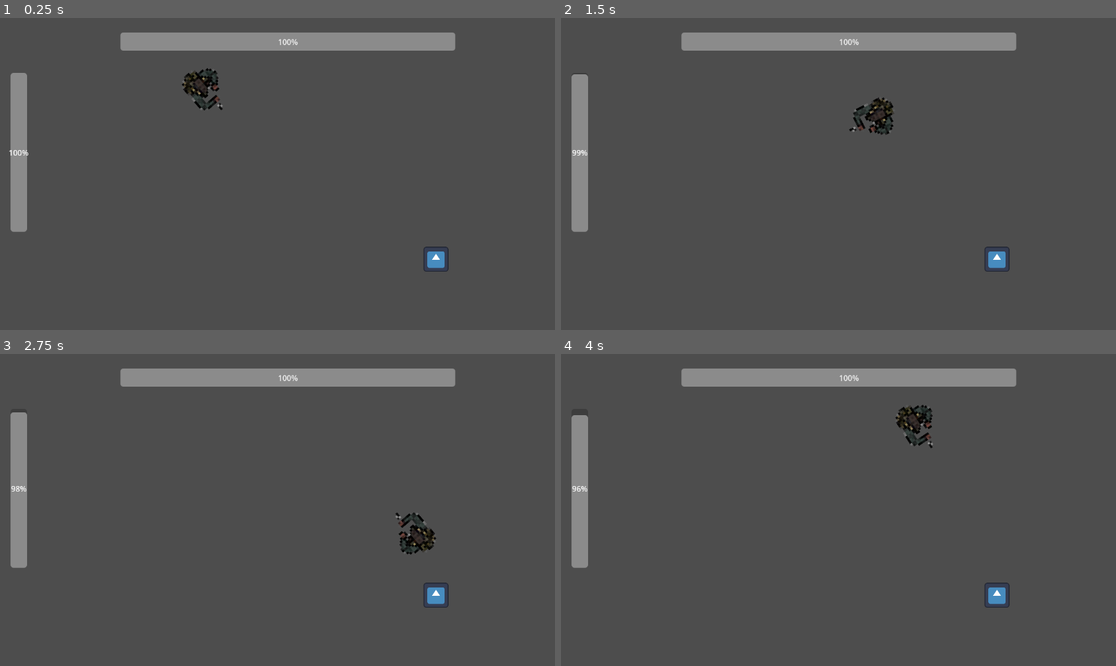
Above: before the commit, frames 1-4 (two rows, left to right).
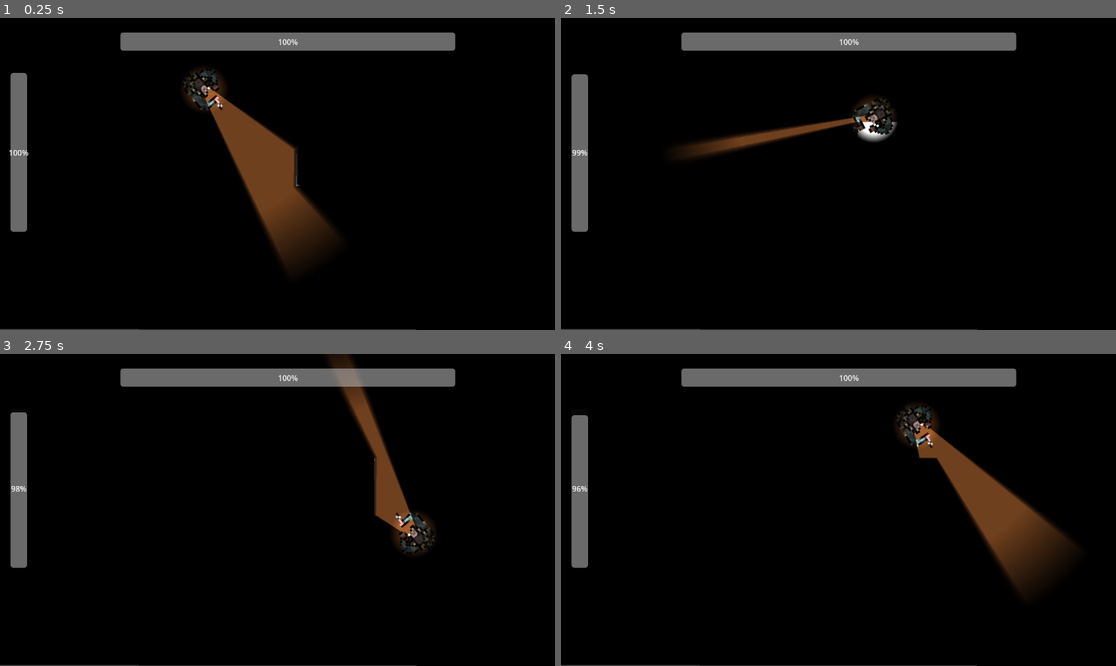
Above: after the commit, the same moments.

Repository: Sunerloger/mask-of-madness
Game: Godot game, scene res://scenes/main.tscn
The game is run twice, just before and just after one commit, with the same random seed, the same clock (stepped at 60 frames per second) and the same inputs. The engine's default icon, where the game draws it, is replaced by a stand-in: a white triangle on a blue panel in a dark square.
Inputs (mouse positions are in pixels of both pictures, inside the frame that each line leads up to):
- Up to frame 1 (0.25 s): no input
- Up to frame 2 (1.5 s): tap Enter at 0.5 s; move the mouse to (960, 158) at 0.52 s; hold D (Right) 0.53-1.28 s; move the mouse to (727, 189) at 1.27 s; hold S (Down) from 1.28 s (still down)
- Up to frame 3 (2.75 s): move the mouse to (333, 441) at 2.02 s; release S (Down) at 2.03 s; hold D (Right) from 2.03 s (still down)
- Up to frame 4 (4 s): move the mouse to (810, 572) at 2.77 s; release D (Right) at 2.78 s; hold W (Up) 2.78-3.53 s; move the mouse to (1005, 556) at 3.52 s; hold A (Left) from 3.53 s (still down)

The runs differ from the first frame. In frame 1, 99% of the frame differs, in the area x 0-100%, y 0-100%; in frame 2, 99%; in frame 3, 99%; in frame 4, 99%.

Commit message:
fix: ui visibility

Diff:
--- a/scenes/main.tscn
+++ b/scenes/main.tscn
@@ -1,17 +1,40 @@
 [gd_scene format=3 uid="uid://d4jfoobk8yv34"]
 
 [ext_resource type="PackedScene" uid="uid://ckoglvcvqgaqs" path="res://scenes/player.tscn" id="1_o5qli"]
-[ext_resource type="Script" uid="uid://bugaq53ph4wh0" path="res://assets/main.gd" id="1_sugp2"]
-[ext_resource type="PackedScene" uid="uid://bhjnjkxtqu12" path="res://scenes/ui.tscn" id="2_0wfyh"]
-[ext_resource type="PackedScene" uid="uid://ctlqi8og8j2ev" path="res://scenes/pickup.tscn" id="4_jyhfs"]
+[ext_resource type="Script" path="res://assets/main.gd" id="1_sugp2"]
+[ext_resource type="PackedScene" uid="uid://ybkoebm17cc5" path="res://scenes/ui.tscn" id="2_0wfyh"]
+[ext_resource type="PackedScene" uid="uid://0wsly6guv5jr" path="res://scenes/pickup.tscn" id="4_jyhfs"]
+
+[sub_resource type="OccluderPolygon2D" id="OccluderPolygon2D_jyhfs"]
+polygon = PackedVector2Array(614, 216, 779, 216, 779, 349, 614, 349)
 
 [node name="Main" type="Node2D" unique_id=1351415594]
 script = ExtResource("1_sugp2")
 
-[node name="Player" parent="." unique_id=59921298 instance=ExtResource("1_o5qli")]
+[node name="World" type="Node2D" parent="." unique_id=342766839]
+
+[node name="CanvasModulate" type="CanvasModulate" parent="World" unique_id=2055848493]
+color = Color(0, 0, 0, 1)
+
+[node name="Box" type="Polygon2D" parent="World" unique_id=172241963]
+polygon = PackedVector2Array(617, 216, 779, 216, 779, 349, 614, 349)
+
+[node name="LightOccluder2D" type="LightOccluder2D" parent="World/Box" unique_id=1018881015]
+z_index = -2
+occluder = SubResource("OccluderPolygon2D_jyhfs")
+
+[node name="Polygon2D" type="Polygon2D" parent="World" unique_id=563746517]
+z_index = -1
+position = Vector2(204, 207)
+color = Color(0.21229082, 0.124217756, 0.058720484, 1)
+polygon = PackedVector2Array(-204, -207, -204, 439, 948, 441, 950, -207)
+
+[node name="Pickup" parent="World" unique_id=707575940 instance=ExtResource("4_jyhfs")]
+position = Vector2(905, 501)
+
+[node name="Player" parent="World" unique_id=59921298 instance=ExtResource("1_o5qli")]
 position = Vector2(424, 148)
 
-[node name="UI" parent="." unique_id=87986574 instance=ExtResource("2_0wfyh")]
+[node name="UILayer" type="CanvasLayer" parent="." unique_id=1290050398]
 
-[node name="Pickup" parent="." unique_id=707575940 instance=ExtResource("4_jyhfs")]
-position = Vector2(905, 501)
+[node name="UI" parent="UILayer" unique_id=87986574 instance=ExtResource("2_0wfyh")]
--- a/scenes/player.tscn
+++ b/scenes/player.tscn
@@ -1,10 +1,10 @@
 [gd_scene format=3 uid="uid://ckoglvcvqgaqs"]
 
+[ext_resource type="Script" uid="uid://dmaedpif5w0s3" path="res://assets/scripts/player.gd" id="1_g2els"]
 [ext_resource type="Texture2D" uid="uid://dy1qlq0pot8ds" path="res://assets/sprites/temp_player.png" id="2_g2els"]
 [ext_resource type="Texture2D" uid="uid://jkjfp3je2rev" path="res://assets/new_gradient_texture_2d.tres" id="3_qhqgy"]
-[ext_resource type="Script" uid="uid://8wqx3vp0usx3" path="res://assets/scripts/player.gd" id="1_g2els"]
-[ext_resource type="Script" uid="uid://0wlmsj18u6vt" path="res://assets/scripts/sanity.gd" id="3_qhqgy"]
-[ext_resource type="Script" uid="uid://cj28l841da8fk" path="res://assets/scripts/health.gd" id="4_dqkch"]
+[ext_resource type="Script" path="res://assets/scripts/health.gd" id="4_dqkch"]
+[ext_resource type="Script" path="res://assets/scripts/sanity.gd" id="4_qlg0r"]
 
 [sub_resource type="CircleShape2D" id="CircleShape2D_onrkg"]
 radius = 34.132095
@@ -13,7 +13,6 @@
 polygon = PackedVector2Array(-7, 0, -7, -4, -4, -8, 1, -9, 381, -103.39622, -143, -99.622635, -141, 103.39622, 387, 117.73584, 1, 7, -4, 5, -7, 2)
 
 [node name="Player" type="CharacterBody2D" unique_id=68192137 groups=["player"]]
-
 script = ExtResource("1_g2els")
 
 [node name="CollisionShape2D" type="CollisionShape2D" parent="." unique_id=1086097468]
@@ -39,7 +38,7 @@
 texture = ExtResource("3_qhqgy")
 
 [node name="Sanity" type="Node2D" parent="." unique_id=585991065]
-script = ExtResource("3_qhqgy")
+script = ExtResource("4_qlg0r")
 
 [node name="Timer" type="Timer" parent="Sanity" unique_id=910753701]
 autostart = true
